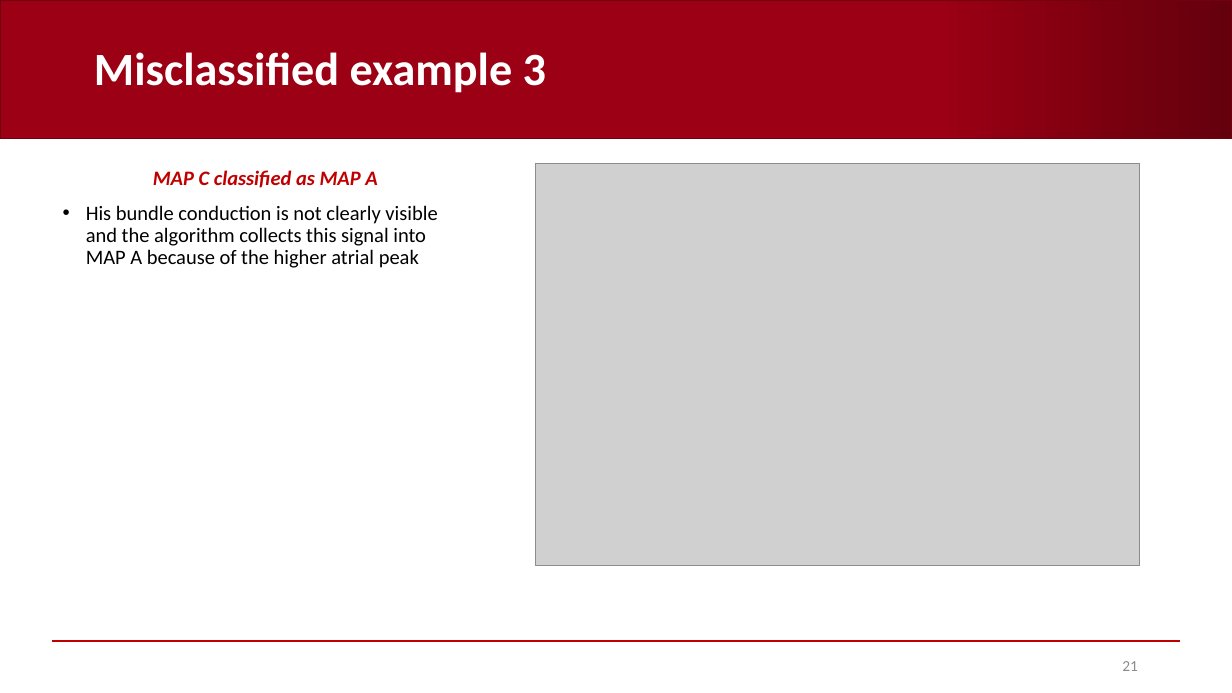
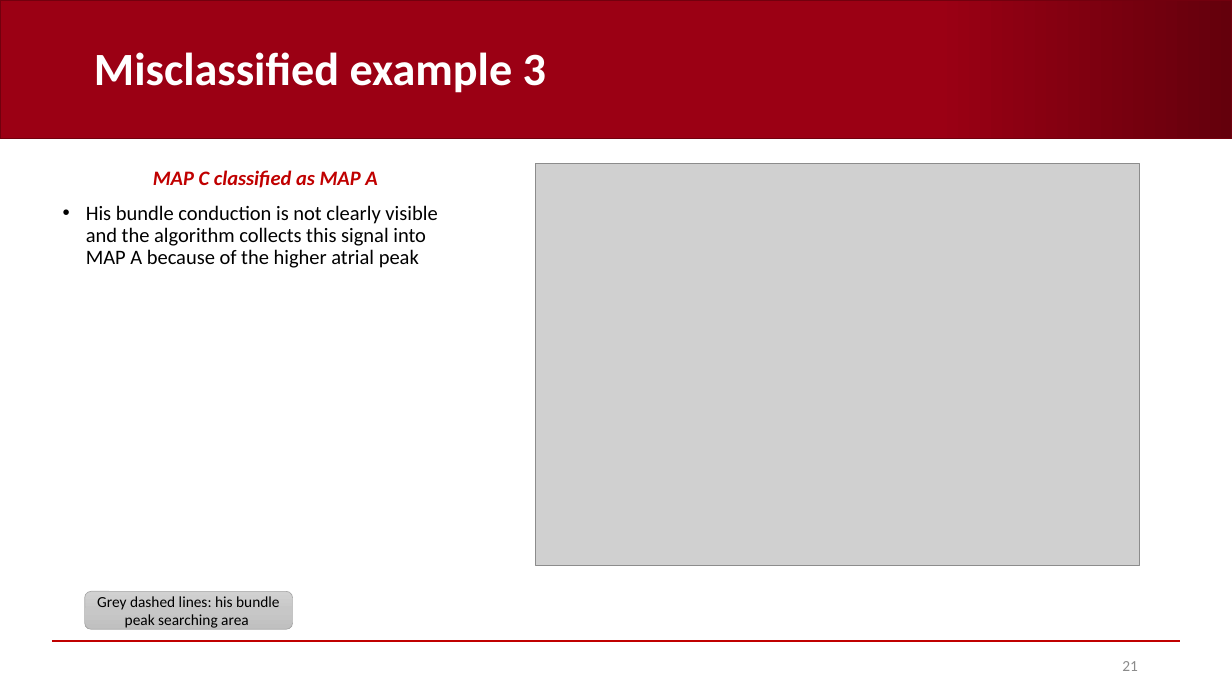
Before and after one commit to AndreaCorrado00/Tesi_magistrale_Corrado_Andrea, a slide deck: slide 21 of Documentation/5. Heuristic classifier.pptx. Drawn at 1232x693 pixels with LibreOffice and Linux fonts; fonts in the diff are those of the drawing; grey boxes stand for pictures; background and template pictures are left out. Boxes give left, top, right and bottom in pixels: in the first picture for what was removed or moved away, otherwise in the second. Text is boxed around its words. In the diff, an @@ line names an element or a change of style, - is before the commit and + after.

```diff
--- a/Documentation/5. Heuristic classifier.pptx
+++ b/Documentation/5. Heuristic classifier.pptx
@@ rounded rectangle added at [85, 592, 293, 629], fill gradient #D2D2D2 to #C8C8C8 to #C0C0C0, outline #A5A5A5 0.5 pt, 12 pt, text #000000 @@
+Grey dashed lines: his bundle peak searching area
```
Also in this commit, not shown: 8 other slides changed, 8 other files.
